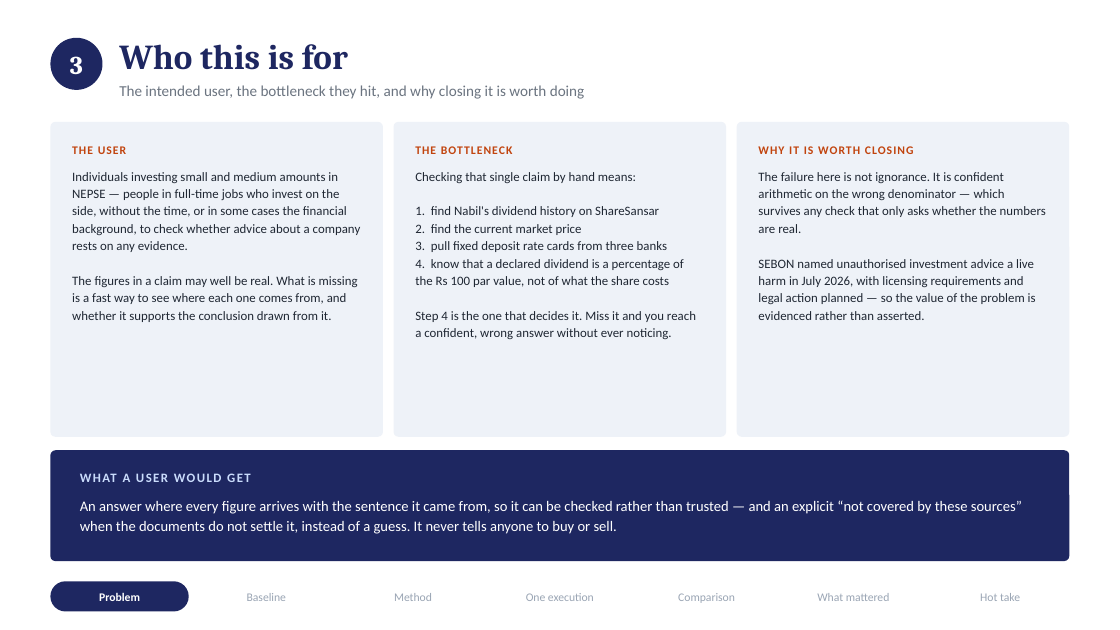
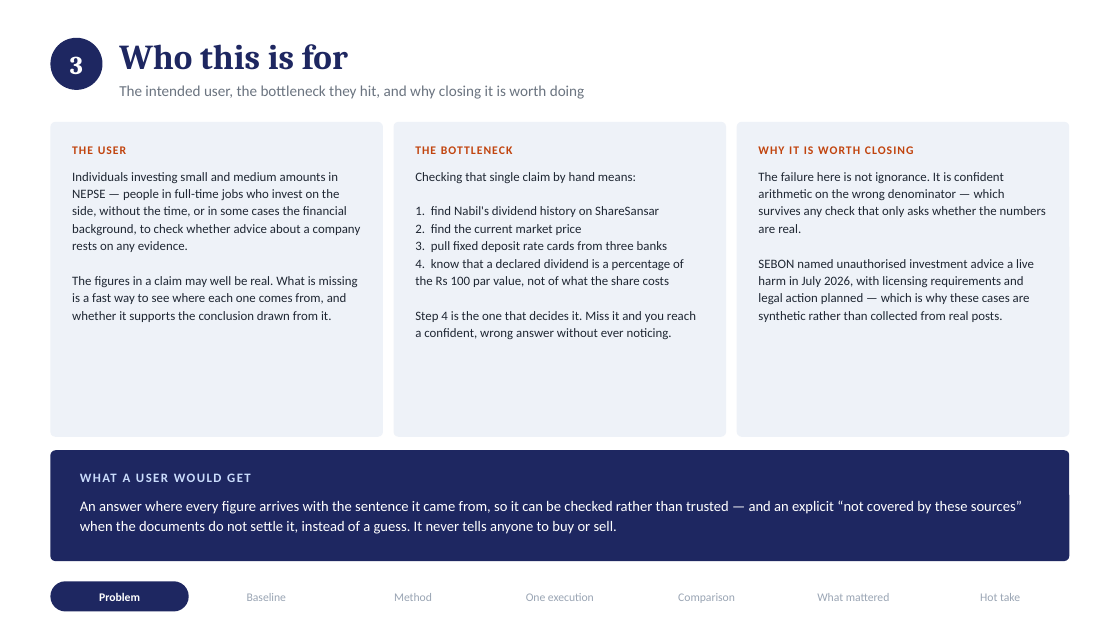
Before and after one commit to DKL59/Micro1_Challenge, a slide deck: slide 4 of presentation/PRAMAAN.pptx. Drawn at 1120x630 pixels with LibreOffice and Linux fonts; fonts in the diff are those of the drawing. Boxes give left, top, right and bottom in pixels: in the first picture for what was removed or moved away, otherwise in the second. Text is boxed around its words. In the diff, an @@ line names an element or a change of style, - is before the commit and + after.

```diff
--- a/presentation/PRAMAAN.pptx
+++ b/presentation/PRAMAAN.pptx
@@ text at box(758, 259, 1034, 322): text changed @@
-SEBON named unauthorised investment advice a live harm in July 2026, with licensing requirements and legal action planned — so the value of the problem is evidenced rather than asserted.
+SEBON named unauthorised investment advice a live harm in July 2026, with licensing requirements and legal action planned — which is why these cases are synthetic rather than collected from real posts.
```
Also in this commit, not shown: 4 other slides changed, 1 other file.
